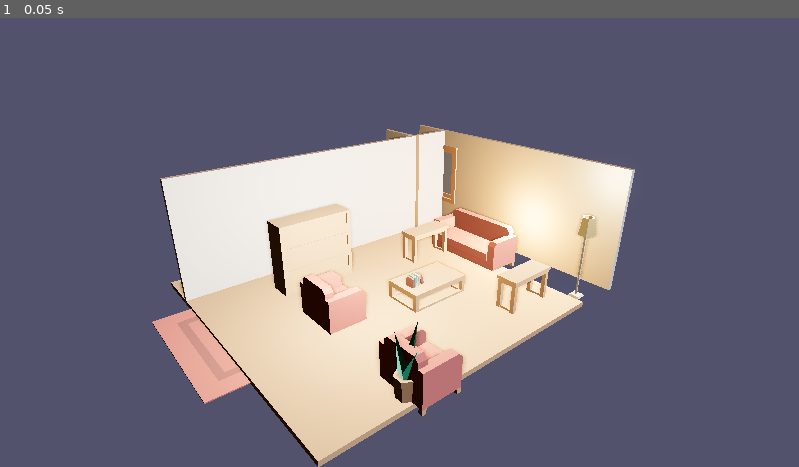
Above: before the commit, frame 1.
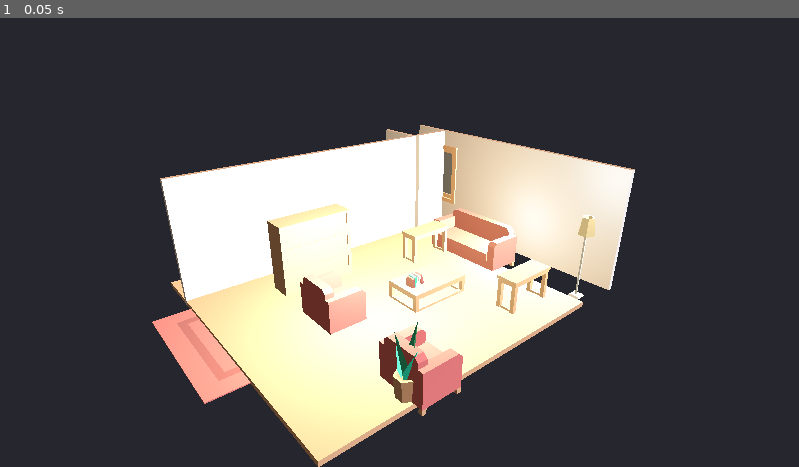
Above: after the commit, the same moment.

Repository: TerjeBallestad/godot-2D-HD
Game: Godot game, scene res://scenes/interior/interior_scene.tscn
Same seed, same stepped clock (60 frames per second), same inputs: the game is played once before the commit and once after it. The project has no main scene, so this scene is started directly.
Inputs:
- Up to frame 1 (0.05 s): no input

The runs differ from the first frame. In frame 1, 91% of the frame differs, in the area x 0-100%, y 0-100%.

Commit message:
fix(01-02): remove all post-processing, clean lighting only

Diff:
--- a/scenes/interior/interior_scene.tscn
+++ b/scenes/interior/interior_scene.tscn
@@ -17,23 +17,13 @@
 
 [sub_resource type="Environment" id="Environment_1"]
 background_mode = 1
-background_color = Color(0.08, 0.08, 0.1, 1)
+background_color = Color(0.15, 0.15, 0.18, 1)
 ambient_light_source = 2
-ambient_light_color = Color(0.4, 0.35, 0.3, 1)
-ambient_light_energy = 0.25
+ambient_light_color = Color(0.6, 0.55, 0.5, 1)
+ambient_light_energy = 0.4
 tonemap_mode = 3
 tonemap_exposure = 1.0
 tonemap_white = 6.0
-ssao_enabled = true
-ssao_radius = 0.5
-ssao_intensity = 1.0
-ssao_power = 1.2
-glow_enabled = true
-glow_intensity = 0.15
-glow_strength = 0.8
-glow_bloom = 0.0
-glow_blend_mode = 3
-glow_hdr_threshold = 1.0
 
 [node name="InteriorScene" type="Node3D" unique_id=1594013898]
 script = ExtResource("1_script")
@@ -54,21 +44,21 @@
 [node name="TableLamp" type="OmniLight3D" parent="Lighting/Lamps" unique_id=2065539924]
 transform = Transform3D(1, 0, 0, 0, 1, 0, 0, 0, 1, 0.8, 1, 0)
 light_color = Color(1, 0.85, 0.65, 1)
-light_energy = 0.8
+light_energy = 1.0
 omni_range = 5.0
 omni_attenuation = 1.2
 
 [node name="FloorLamp" type="OmniLight3D" parent="Lighting/Lamps" unique_id=370763913]
 transform = Transform3D(1, 0, 0, 0, 1, 0, 0, 0, 1, -1.2, 1.2, 0.9)
 light_color = Color(1, 0.85, 0.65, 1)
-light_energy = 0.6
+light_energy = 0.8
 omni_range = 4.0
 omni_attenuation = 1.2
 
 [node name="Fireplace" type="OmniLight3D" parent="Lighting" unique_id=389766960]
 transform = Transform3D(1, 0, 0, 0, 1, 0, 0, 0, 1, -1.2, 0.5, 0)
 light_color = Color(1, 0.65, 0.35, 1)
-light_energy = 1.0
+light_energy = 1.2
 omni_range = 3.0
 omni_attenuation = 1.5
 
